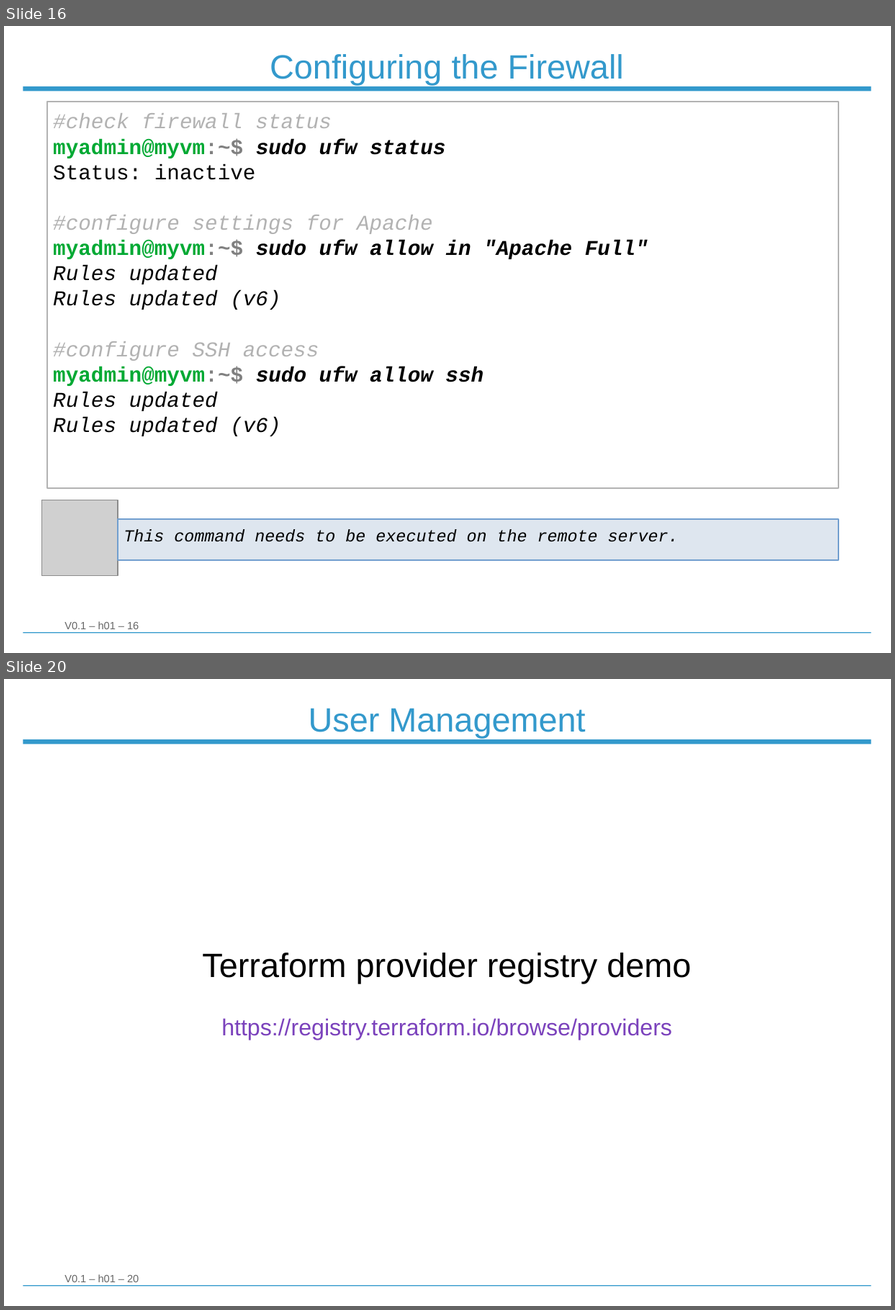
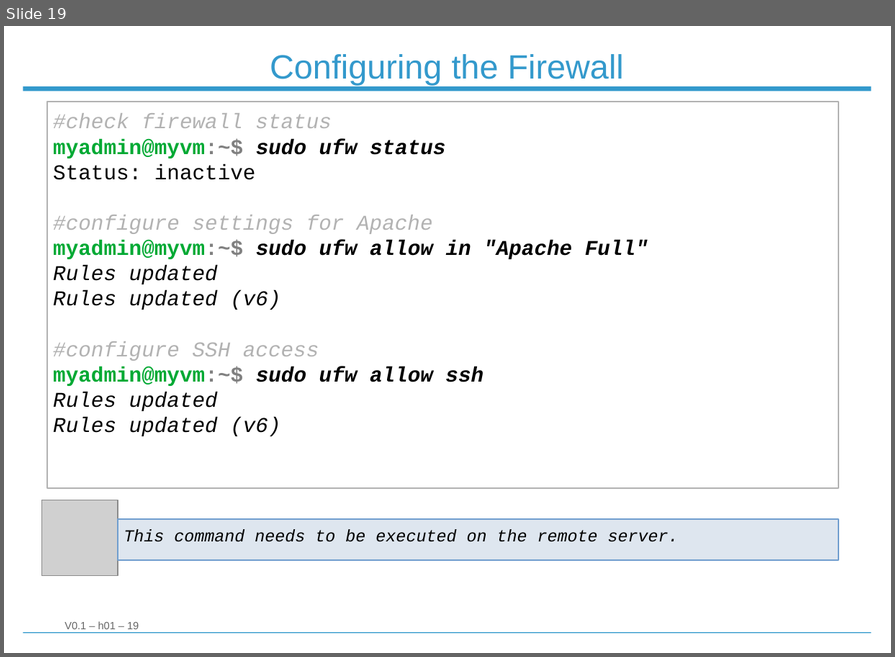
Before and after one commit to Strobodov/workshop_linux_server, a slide deck: Workshop_Linux_Server_101.odp. Shown one above the other, each under a label of ours: slides 16 and 20 before the commit, slide 19 after it; the slides between them are not shown. The pictures are 895x1310 and 895x657 pixels, drawn with LibreOffice and Linux fonts; fonts in the diff are those of the drawing; grey boxes stand for pictures; background and template pictures are left out. Boxes give left, top, right and bottom in pixels: in the first picture for what was removed or moved away, otherwise in the second. Text is boxed around its words. In the diff, an @@ line names an element or a change of style, - is before the commit and + after.

```diff
--- a/Workshop_Linux_Server_101.odp
+++ b/Workshop_Linux_Server_101.odp
@@ slide 20 removed at <box>4,679,891,1306</box>, background #FFFFFF; not listed: 3 template elements that a slide beside it also shows @@
@@ title removed at <box>309,708,585,738</box> @@
-User Management
@@ text removed at <box>202,953,691,1040</box> @@
-Terraform provider registry demo
-https://registry.terraform.io/browse/providers
@@ what was slide 16 is now slide 19 @@
```
Also in this commit, not shown: 7 slides changed, 3 slides added, 1 other slide removed.
